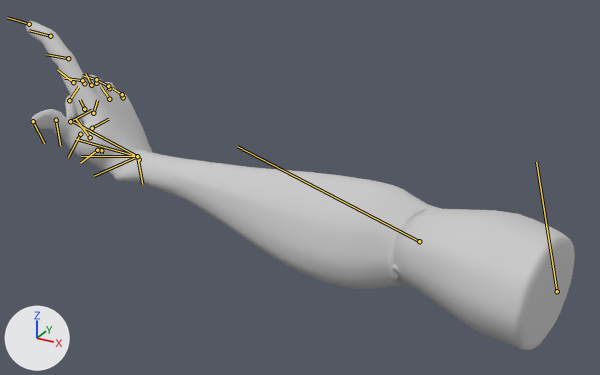
Before and after pictures for a commit that changed the FBX model Assets/_Project_Specific_Folder/Art/3D/Models/PlayerHands/Gestures/player_Hand@gesture06.fbx.
One viewpoint serves both versions: a camera (50 mm lens) standing at (4.31, -4.28, 2.46) and looking at (1.75, 0.38, 0.13). The lights are fixed; the arrows at lower left show +X, +Y and +Z. Both versions are drawn at frame 9 of the action 'Take 001'; the numbers are the values there. The bones that bend it are drawn over the model as lines.

Names of what the first picture shows: 'player_Hand'.
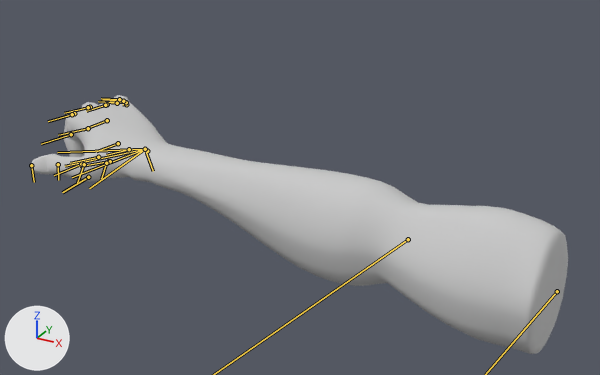
Changed parts and their boxes [x1, y1, x2, y2] in the pictures (600 x 375 px):
'player_Hand', posed (21% shorter): before [26, 21, 575, 350]; after [31, 95, 568, 354]
bone 'Hand_Bone02', root to tip: before (139, 159) to (136, 159); after (147, 151) to (144, 152)
bone 'Hand_Bone03', root to tip: before (137, 156) to (70, 120); after (145, 149) to (57, 152)
bone 'Hand_Bone04', root to tip: before (123, 97) to (120, 96); after (126, 104) to (122, 104)
bone 'Hand_Bone05', root to tip: before (122, 94) to (111, 87); after (126, 102) to (110, 101)
bone 'Hand_Bone06', root to tip: before (109, 99) to (101, 86); after (123, 101) to (102, 99)
bone 'Hand_Bone07', root to tip: before (93, 113) to (97, 100); after (119, 99) to (101, 98)
bone 'Hand_Bone09', root to tip: before (137, 156) to (75, 139); after (145, 149) to (65, 166)
bone 'Hand_Bone10', root to tip: before (109, 88) to (107, 88); after (107, 104) to (103, 105)
bone 'Hand_Bone11', root to tip: before (108, 86) to (95, 79); after (105, 105) to (86, 111)
bone 'Hand_Bone12', root to tip: before (91, 85) to (85, 73); after (107, 120) to (84, 129)
bone 'Hand_Bone13', root to tip: before (69, 100) to (78, 87); after (118, 143) to (96, 151)
bone 'Hand_Bone14', root to tip: before (70, 121) to (91, 110); after (129, 149) to (106, 155)
bone 'Hand_Bone15', root to tip: before (137, 156) to (81, 156); after (145, 149) to (72, 177)
bone 'Hand_Bone16', root to tip: before (96, 83) to (93, 82); after (90, 107) to (87, 107)
bone 'Hand_Bone17', root to tip: before (96, 79) to (82, 75); after (88, 107) to (64, 113)
bone 'Hand_Bone18', root to tip: before (73, 82) to (57, 70); after (88, 128) to (58, 135)
bone 'Hand_Bone19', root to tip: before (84, 109) to (80, 99); after (98, 157) to (70, 163)
bone 'Hand_Bone21', root to tip: before (137, 156) to (94, 176); after (145, 149) to (89, 188)
bone 'Hand_Bone22', root to tip: before (84, 83) to (82, 84); after (74, 113) to (72, 114)
bone 'Hand_Bone23', root to tip: before (82, 80) to (64, 78); after (72, 114) to (48, 121)
bone 'Hand_Bone24', root to tip: before (68, 58) to (46, 54); after (71, 134) to (41, 144)
bone 'Hand_Bone25', root to tip: before (50, 36) to (29, 30); after (81, 164) to (54, 175)
bone 'Hand_Bone27', root to tip: before (137, 156) to (142, 184); after (145, 149) to (153, 171)
bone 'Hand_Bone28', root to tip: before (101, 150) to (102, 153); after (110, 161) to (111, 164)
bone 'Hand_Bone29', root to tip: before (97, 150) to (80, 163); after (106, 163) to (101, 178)
bone 'Hand_Bone30', root to tip: before (80, 134) to (68, 157); after (84, 164) to (77, 182)
bone 'Hand_Bone31', root to tip: before (56, 120) to (60, 146); after (58, 164) to (58, 180)

What the commit changed:
Bone 'Hand_Bone01' (bone_hand_bone01) turns from (67, 4, -13) to (0, 0, -4) degrees about its own x, y and z.
Bone 'Hand_Bone00' (bone_hand_bone00) turns from (-33, 9, 6) to (0, 0, -4) degrees about its own x, y and z.
Bone 'Hand_Bone02' (bone_hand_bone02) turns from (-12, -43, 10) to (0, -17, -3) degrees about its own x, y and z.
Bone 'Hand_Bone03' (bone_hand_bone03) turns from (0, 0, 0) to (-1, -1, -4) degrees about its own x, y and z.
Bone 'Hand_Bone04' (bone_hand_bone04) turns from (8, 1, 6) to (-3, -1, -8) degrees about its own x, y and z.
Bone 'Hand_Bone05' (bone_hand_bone05) turns from (-6, 43, -12) to (0, 0, 0) degrees about its own x, y and z.
Bone 'Hand_Bone06' (bone_hand_bone06) turns from (7, 40, 21) to (0, 0, 0) degrees about its own x, y and z.
Bone 'Hand_Bone07' (bone_hand_bone07) turns from (-30, 36, 9) to (0, 0, 0) degrees about its own x, y and z.
Bone 'Hand_Bone09' (bone_hand_bone09) turns from (0, 0, 0) to (-1, 0, -4) degrees about its own x, y and z.
Bone 'Hand_Bone10' (bone_hand_bone10) turns from (0, 0, 0) to (-7, 38, -6) degrees about its own x, y and z.
Bone 'Hand_Bone11' (bone_hand_bone11) turns from (7, 43, 10) to (-5, 38, -5) degrees about its own x, y and z.
Bone 'Hand_Bone12' (bone_hand_bone12) turns from (9, 37, 29) to (-4, 38, -3) degrees about its own x, y and z.
Bone 'Hand_Bone13' (bone_hand_bone13) turns from (-29, 36, 9) to (-4, 38, -3) degrees about its own x, y and z.
Bone 'Hand_Bone14' (bone_hand_bone14) turns from (-43, 33, -22) to (-7, 38, -5) degrees about its own x, y and z.
Bone 'Hand_Bone15' (bone_hand_bone15) turns from (0, 0, 0) to (-1, 0, -4) degrees about its own x, y and z.
Bone 'Hand_Bone16' (bone_hand_bone16) turns from (-9, -25, -10) to (4, 43, -2) degrees about its own x, y and z.
Bone 'Hand_Bone17' (bone_hand_bone17) turns from (67, 70, 82) to (1, 44, -2) degrees about its own x, y and z.
Bone 'Hand_Bone18' (bone_hand_bone18) turns from (-42, 109, -33) to (3, 44, 2) degrees about its own x, y and z.
Bone 'Hand_Bone19' (bone_hand_bone19) turns from (-14, -32, -8) to (1, 43, 3) degrees about its own x, y and z.
Bone 'Hand_Bone21' (bone_hand_bone21) turns from (0, 0, 0) to (-1, 0, -4) degrees about its own x, y and z.
Bone 'Hand_Bone22' (bone_hand_bone22) turns from (0, -1, -1) to (8, 40, -1) degrees about its own x, y and z.
Bone 'Hand_Bone23' (bone_hand_bone23) turns from (0, -1, -1) to (4, 40, -5) degrees about its own x, y and z.
Bone 'Hand_Bone24' (bone_hand_bone24) turns from (0, -1, -1) to (10, 40, 0) degrees about its own x, y and z.
Bone 'Hand_Bone25' (bone_hand_bone25) turns from (1, -1, -1) to (16, 39, 10) degrees about its own x, y and z.
Bone 'Hand_Bone27' (bone_hand_bone27) turns from (0, 0, 0) to (1, 1, -4) degrees about its own x, y and z.
Bone 'Hand_Bone28' (bone_hand_bone28) turns from (-4, 0, 7) to (-1, -1, 3) degrees about its own x, y and z.
Bone 'Hand_Bone29' (bone_hand_bone29) turns from (-14, 1, -26) to (0, -1, 3) degrees about its own x, y and z.
Bone 'Hand_Bone30' (bone_hand_bone30) turns from (-14, -14, 29) to (0, -1, 3) degrees about its own x, y and z.
Bone 'Hand_Bone31' (bone_hand_bone31) turns from (-2, -7, 25) to (0, -1, 3) degrees about its own x, y and z.
